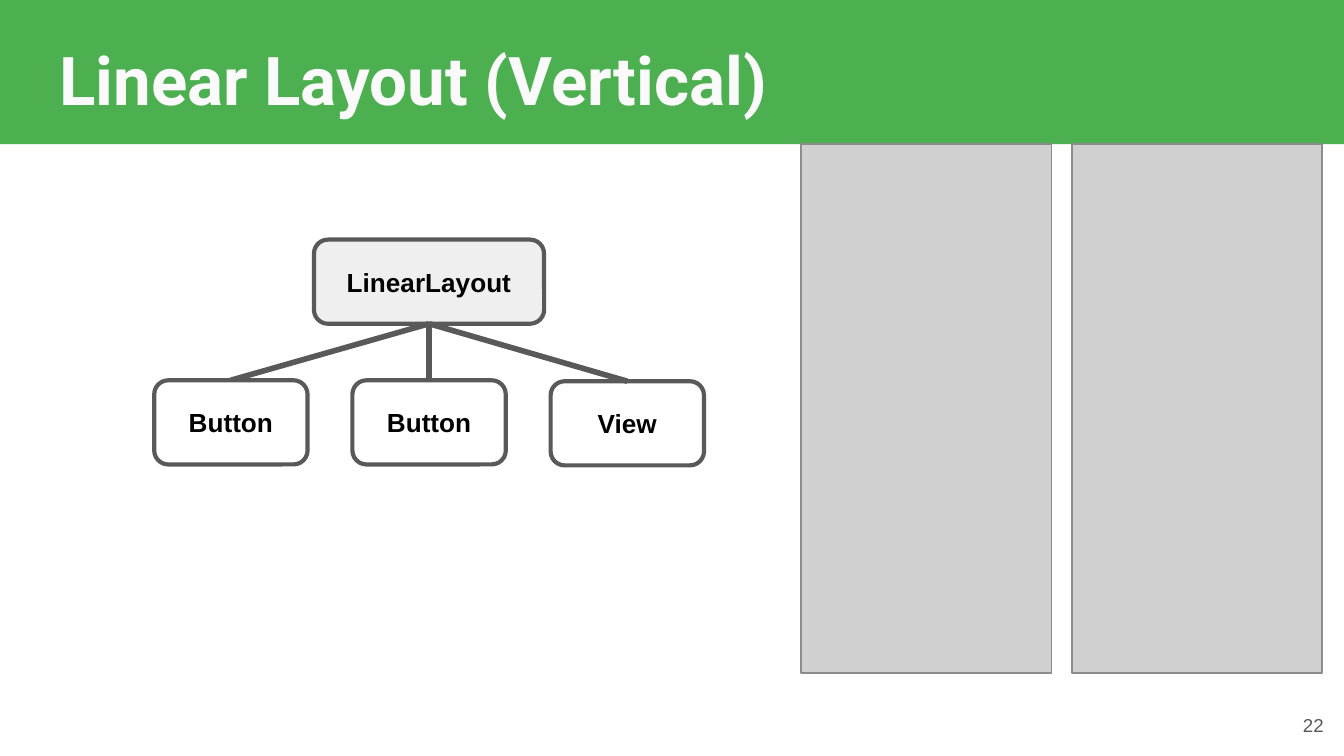
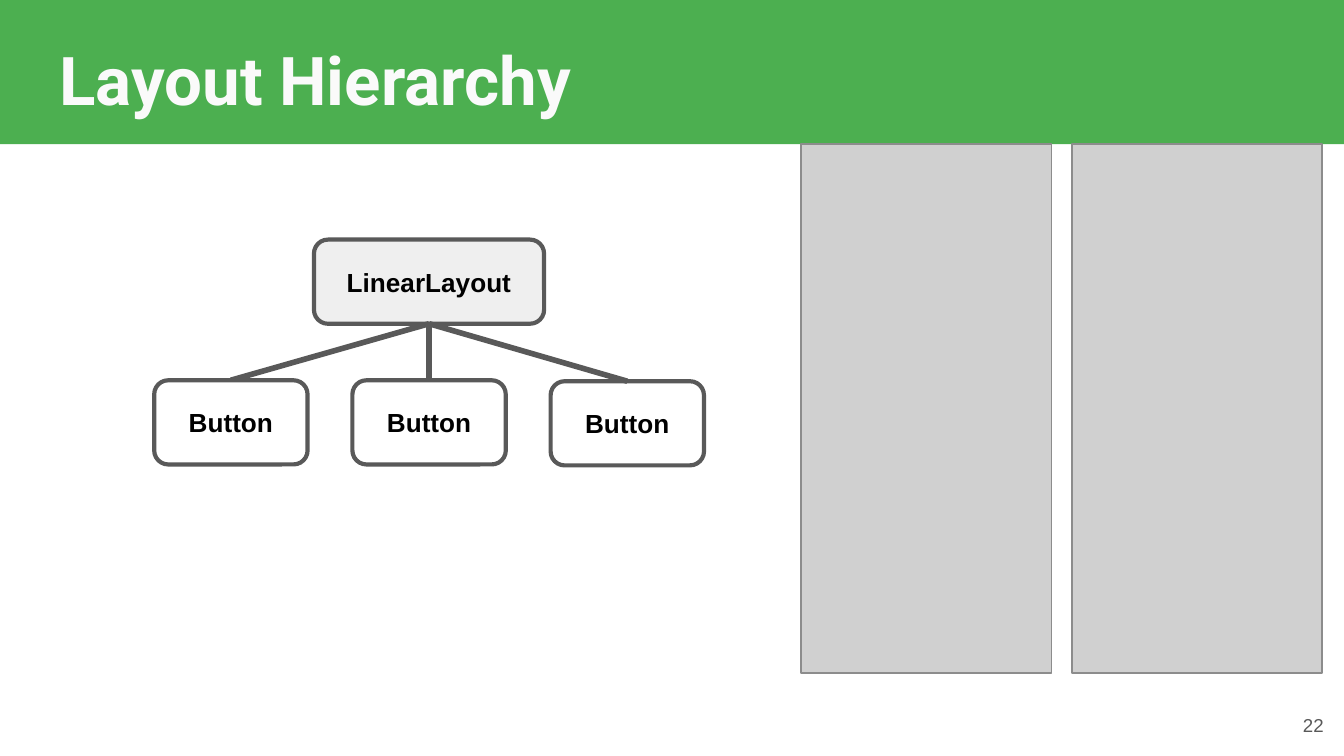
Before and after one commit to robitussin/CTAPDEVL, a slide deck: slide 22 of 3 - User Interface/Views and Layouts.pptx. Drawn at 1344x756 pixels with LibreOffice and Linux fonts; fonts in the diff are those of the drawing; grey boxes stand for pictures; background and template pictures are left out. Boxes give left, top, right and bottom in pixels: in the first picture for what was removed or moved away, otherwise in the second. Text is boxed around its words. In the diff, an @@ line names an element or a change of style, - is before the commit and + after.

```diff
--- a/3 - User Interface/Views and Layouts.pptx
+++ b/3 - User Interface/Views and Layouts.pptx
@@ title at (59,54,571,120): text changed @@
-Linear Layout (Vertical)
+Layout Hierarchy
@@ text in rounded rectangle at (585,415,669,434): text changed @@
-View
+Button
```
Also in this commit, not shown: 43 other files.
